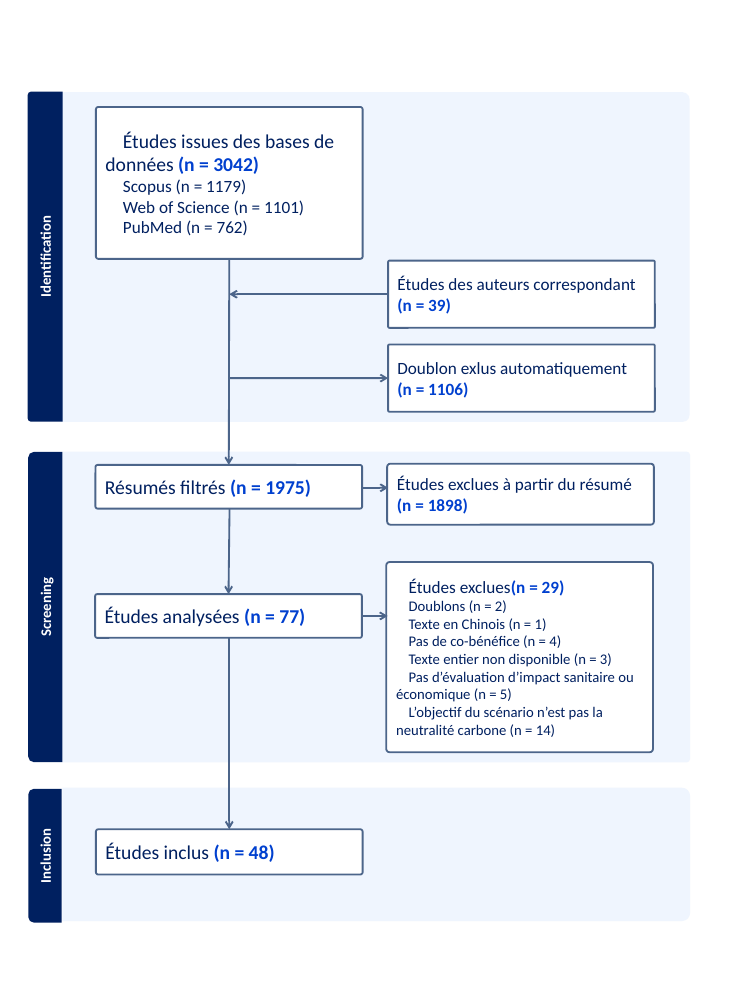
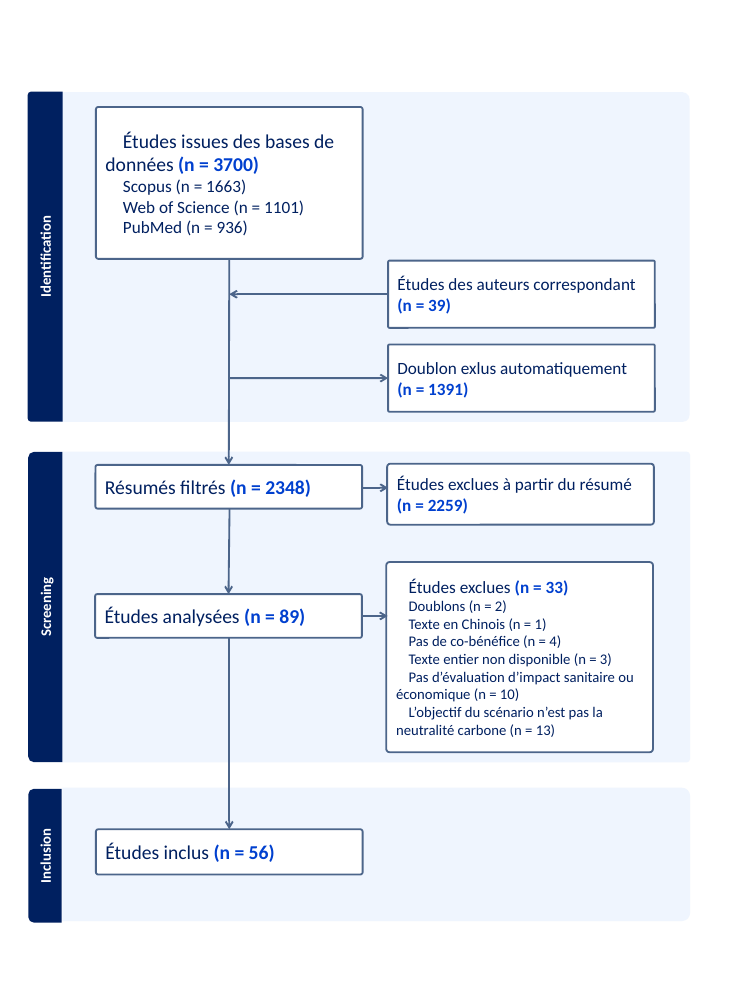
Before and after one commit to LeoMoutet/revue_syst, a slide deck: slide 2 of figures/flow chart.pptx. Drawn at 730x1008 pixels with LibreOffice and Linux fonts; fonts in the diff are those of the drawing. Boxes give left, top, right and bottom in pixels: in the first picture for what was removed or moved away, otherwise in the second. Text is boxed around its words. In the diff, an @@ line names an element or a change of style, - is before the commit and + after.

```diff
--- a/figures/flow chart.pptx
+++ b/figures/flow chart.pptx
@@ text in rounded rectangle at (105, 131, 334, 195): text changed @@
-Études issues des bases de données (n = 3042)
-Scopus (n = 1179)
+Études issues des bases de données (n = 3700)
+Scopus (n = 1663)
@@ text in rounded rectangle at (123, 220, 248, 236): text changed @@
-PubMed (n = 762)
+PubMed (n = 936)
@@ text in rounded rectangle at (397, 362, 627, 398): text changed @@
-Doublon exlus automatiquement (n = 1106)
+Doublon exlus automatiquement (n = 1391)
@@ text in rounded rectangle at (105, 479, 311, 497): text changed @@
-Résumés filtrés (n = 1975)
+Résumés filtrés (n = 2348)
@@ text in rounded rectangle at (397, 476, 632, 514): text changed @@
-Études exclues à partir du résumé (n = 1898)
+Études exclues à partir du résumé (n = 2259)
@@ text in rounded rectangle at (409, 579, 569, 596): text changed @@
-Études exclues(n = 29)
+Études exclues (n = 33)
@@ text in rounded rectangle at (105, 607, 305, 626): text changed @@
-Études analysées (n = 77)
+Études analysées (n = 89)
@@ text in rounded rectangle at (396, 671, 633, 737): text changed @@
-Pas d’évaluation d’impact sanitaire ou économique (n = 5)
-L’objectif du scénario n’est pas la neutralité carbone (n = 14)
+Pas d’évaluation d’impact sanitaire ou économique (n = 10)
+L’objectif du scénario n’est pas la neutralité carbone (n = 13)
@@ text in rounded rectangle at (105, 843, 275, 862): text changed @@
-Études inclus (n = 48)
+Études inclus (n = 56)
```
Also in this commit, not shown: 4 other files.
